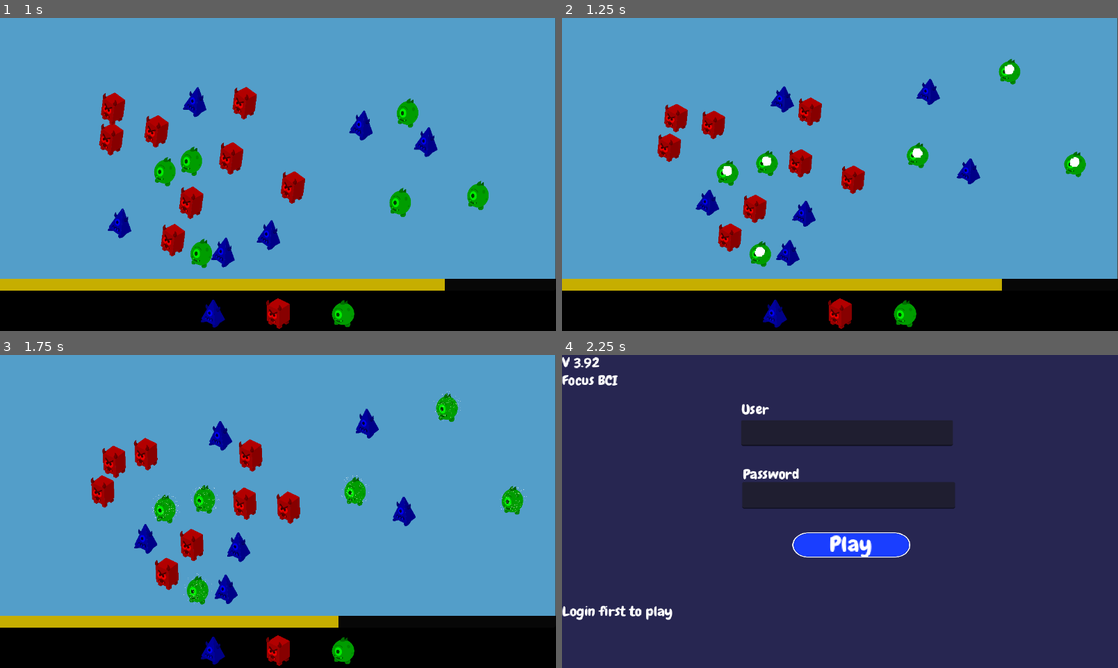
Above: before the commit, frames 1-4 (two rows, left to right).
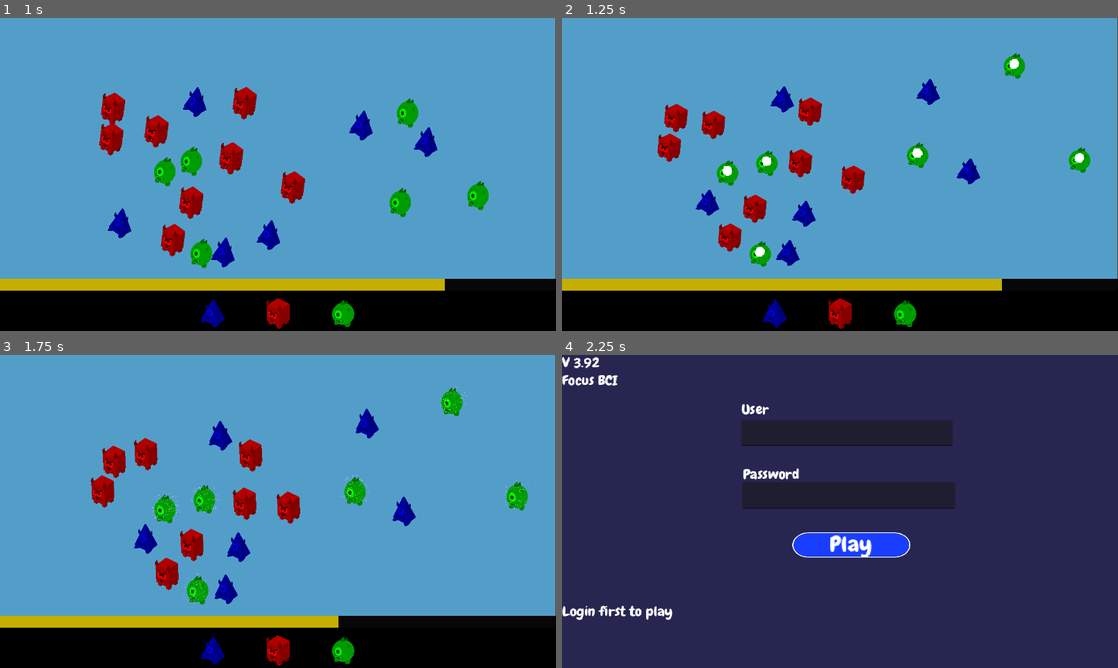
Above: after the commit, the same moments.

Repository: Hunter-Soft/Prototipo-MonstrosSA
Game: Godot game, scene res://Scenes/Level01Test.tscn
Two runs of this game, one before a commit and one after it. Both use one fixed random seed, a clock stepped at 60 frames per second and the inputs below. This scene is started directly instead of the project's main scene.
Inputs (mouse positions are in pixels of both pictures, inside the frame that each line leads up to):
- Up to frame 1 (1 s): tap Enter (ui_accept) at 0.5 s; drag from (111, 140) to (400, 202) at 0.52 s
- Up to frame 2 (1.25 s): no input
- Up to frame 3 (1.75 s): drag from (355, 492) to (105, 486) at 1.27 s
- Up to frame 4 (2.25 s): move the mouse to (1073, 502) at 2.02 s; tap Tab (login) at 2.1 s; click (1073, 502) at 2.17 s

Frame 1 is identical in both runs. In frame 2, 0.5% of the frame differs, in the area x 78-96%, y 11-51%; in frame 3, 0.6%, in the area x 78-96%, y 9-52%; in frame 4, nothing differs.

Commit message:
sla teste

Diff:
--- a/tavis_4_project/Objects/Prefabs/monsterController.gd
+++ b/tavis_4_project/Objects/Prefabs/monsterController.gd
@@ -60,7 +60,7 @@
 			walkState(action_cooldown, distance_to_travel, speed) #Andar Nomarl
 		elif monster_type == monsterType.Example_02:
 			walkState(action_cooldown, distance_to_travel * 1.5, speed*30) #Teleporte
-			await get_tree().create_timer(0.1).timeout
+			await get_tree().create_timer(0.1).timeout #NICOLLAS LEMBRAR
 			$CPUParticles2D.emitting = true
 		elif monster_type == monsterType.Example_03:
 			walkState(action_cooldown, distance_to_travel*2, speed*3) #Dash
--- a/tavis_4_project/Scenes/Level01Test.tscn
+++ b/tavis_4_project/Scenes/Level01Test.tscn
@@ -68,7 +68,7 @@
 
 [node name="CollisionPolygon2D" type="CollisionPolygon2D" parent="StaticBody2D" unique_id=1140197397]
 scale = Vector2(0.99999994, 0.99999994)
-polygon = PackedVector2Array(92, 68.86978, 87, 532, 91, 1066.6011, 1368, 1060.8833, 1369, 925.089, 1369, 67.44037, 1307, 67.44037, 174, 67.44037, 179, 198.94649, 1302, 194.65825, 1300, 925.089, 205, 920.8008, 174, 67.44037)
+polygon = PackedVector2Array(92, 68.86978, 87, 532, 91, 1066.6011, 1368, 1060.8833, 1369, 925.089, 1369, 67.44037, 1307, 67.44037, 132, 61.72271, 137, 136.05226, 1305, 143.19934, 1320, 922.23016, 132, 945.1008, 135, 61.72271)
 
 [node name="Marker2D" type="Marker2D" parent="." unique_id=356942909]
 position = Vector2(182, 152)
